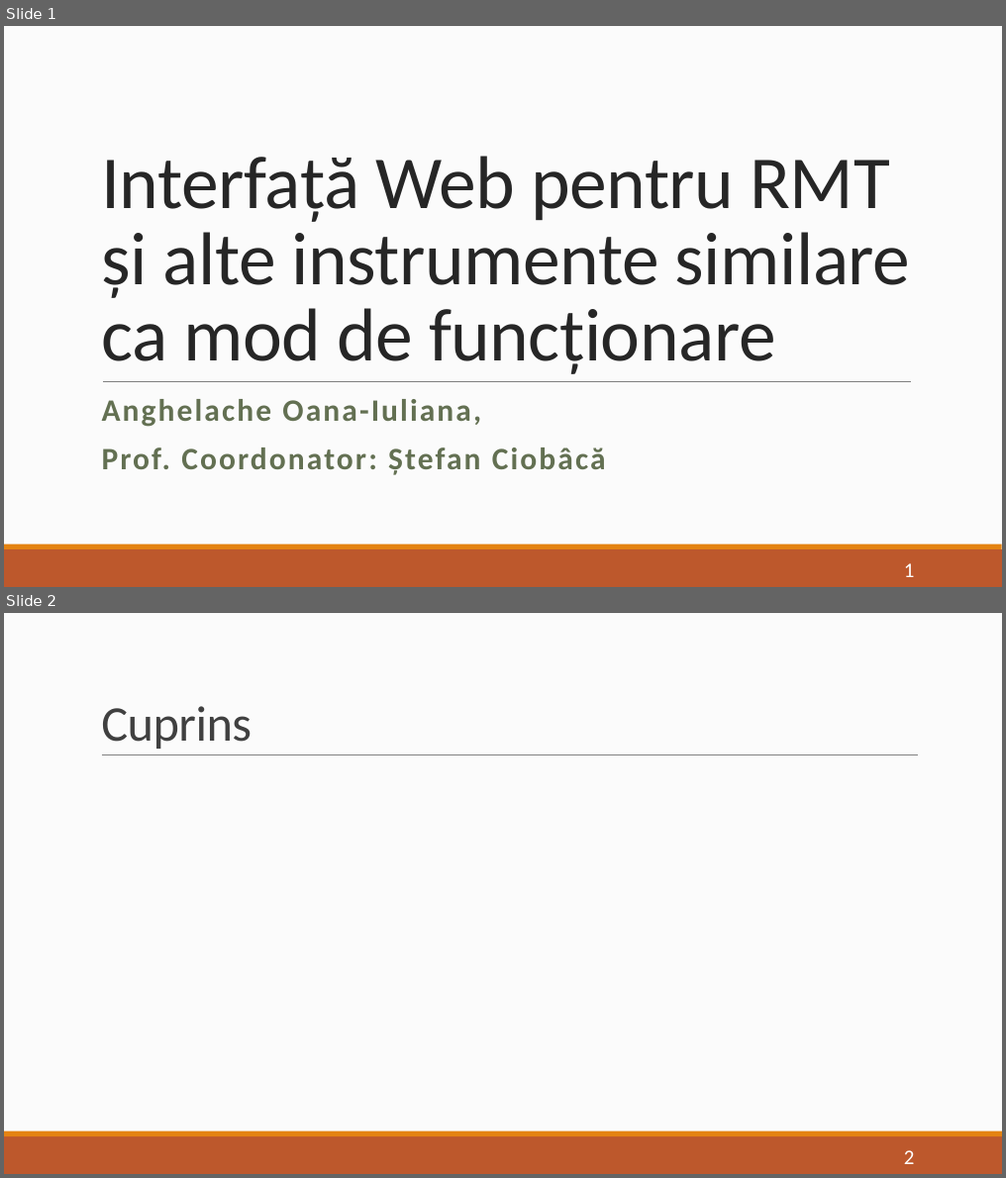
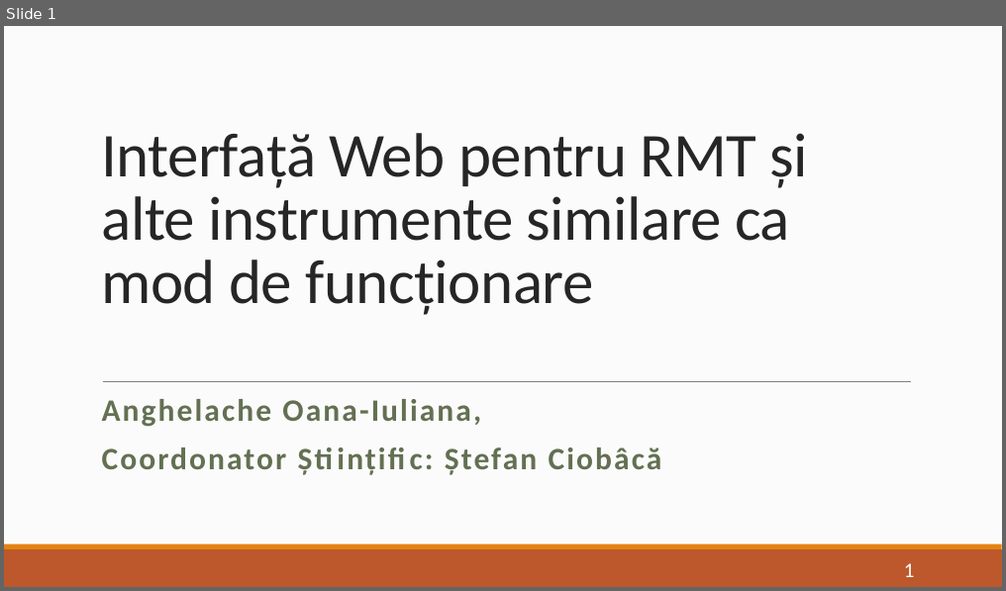
Before and after one commit to oana-a/Licenta2017, a slide deck: Licenta2017AnghelacheOana-Iuliana/Prezentare.pptx. Shown one above the other, each under a label of ours: slides 1 and 2 before the commit, slide 1 after it. The pictures are 1006x1178 and 1006x591 pixels, drawn with LibreOffice and Linux fonts; fonts in the diff are those of the drawing. Boxes give left, top, right and bottom in pixels: in the first picture for what was removed or moved away, otherwise in the second. Text is boxed around its words. In the diff, an @@ line names an element or a change of style, - is before the commit and + after.

```diff
--- a/Licenta2017AnghelacheOana-Iuliana/Prezentare.pptx
+++ b/Licenta2017AnghelacheOana-Iuliana/Prezentare.pptx
@@ slide 2 removed at (4,613,1002,1174), background #FCFCFC; not listed: 2 template elements that a slide beside it also shows @@
@@ title removed at (101,706,252,749) @@
-Cuprins
@@ line removed from (102, 756) to (918, 756) @@
@@ page number removed at (904,1151,915,1164) @@
-2
@@ slide 1 changed as well @@
@@ title "Interfață Web pentru RMT și ...": place and size @@
-title "Interfață Web pentru RMT și ..." at (101,156,910,374)
+title "Interfață Web pentru RMT și ..." at (102,133,808,315)
@@ title "Interfață Web pentru RMT și ..." at (102,133,808,315): size 72 to 60 pt @@
@@ subtitle at (102,448,662,475): text changed @@
-Prof. Coordonator: Ștefan Ciobâcă
+Coordonator Științific: Ștefan Ciobâcă
```
Also in this commit, not shown: 8 slides added.
